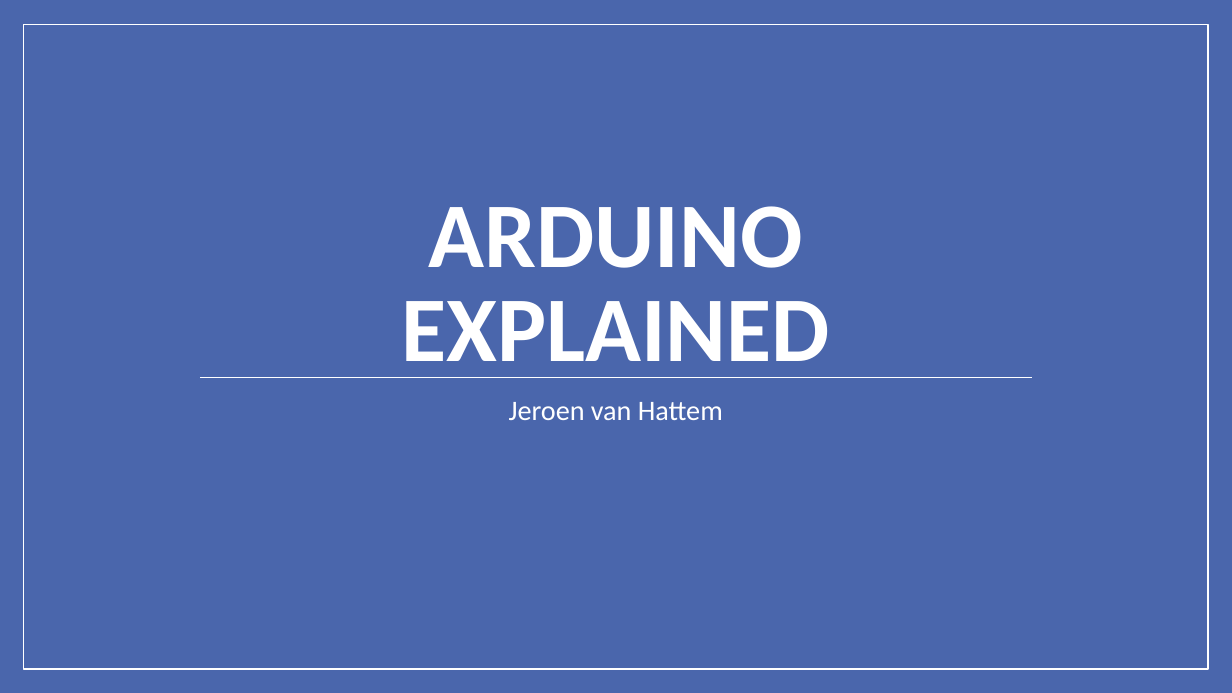
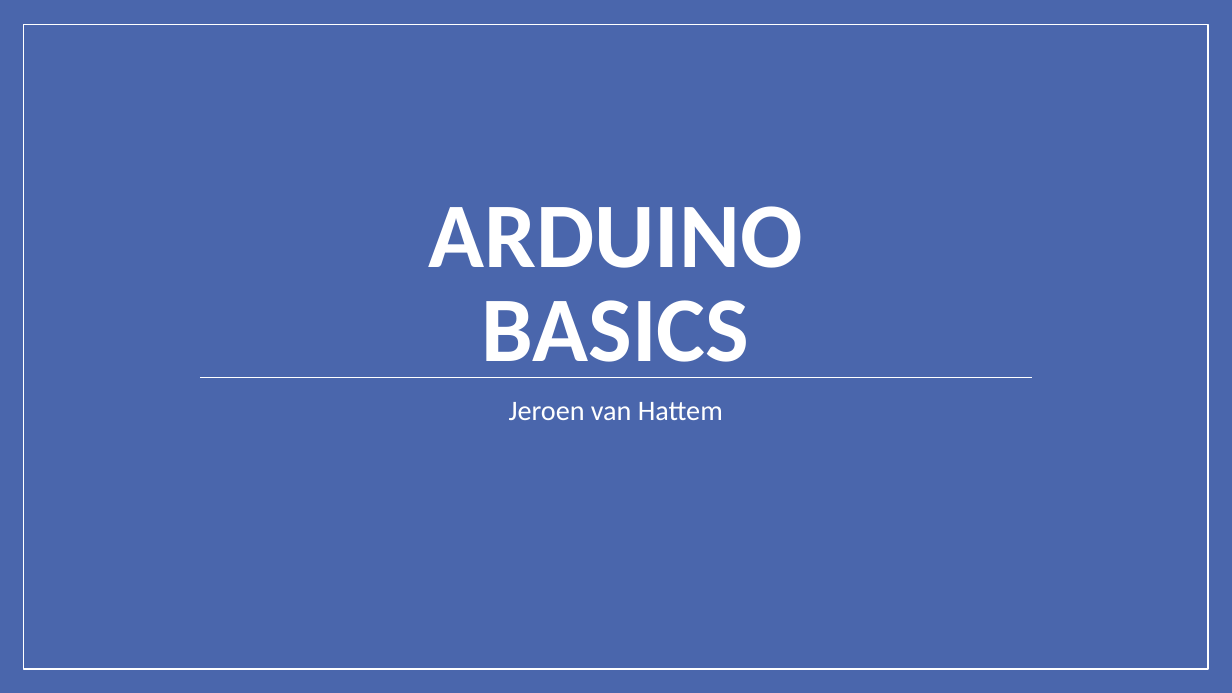
Before and after one commit to jeroenvanhattem/Arduino-Workshop, a slide deck: slide 1 of Documents/Arduino Basics.pptx. Drawn at 1232x693 pixels with LibreOffice and Linux fonts; fonts in the diff are those of the drawing. Boxes give left, top, right and bottom in pixels: in the first picture for what was removed or moved away, otherwise in the second. Text is boxed around its words. In the diff, an @@ line names an element or a change of style, - is before the commit and + after.

```diff
--- a/Documents/Arduino Basics.pptx
+++ b/Documents/Arduino Basics.pptx
@@ title at [428,206,802,378]: text changed @@
-ARDUINO
-EXPLAINED
+ARDUINO
+BASICS
```
Also in this commit, not shown: 1 other slide changed, 5 other files.
